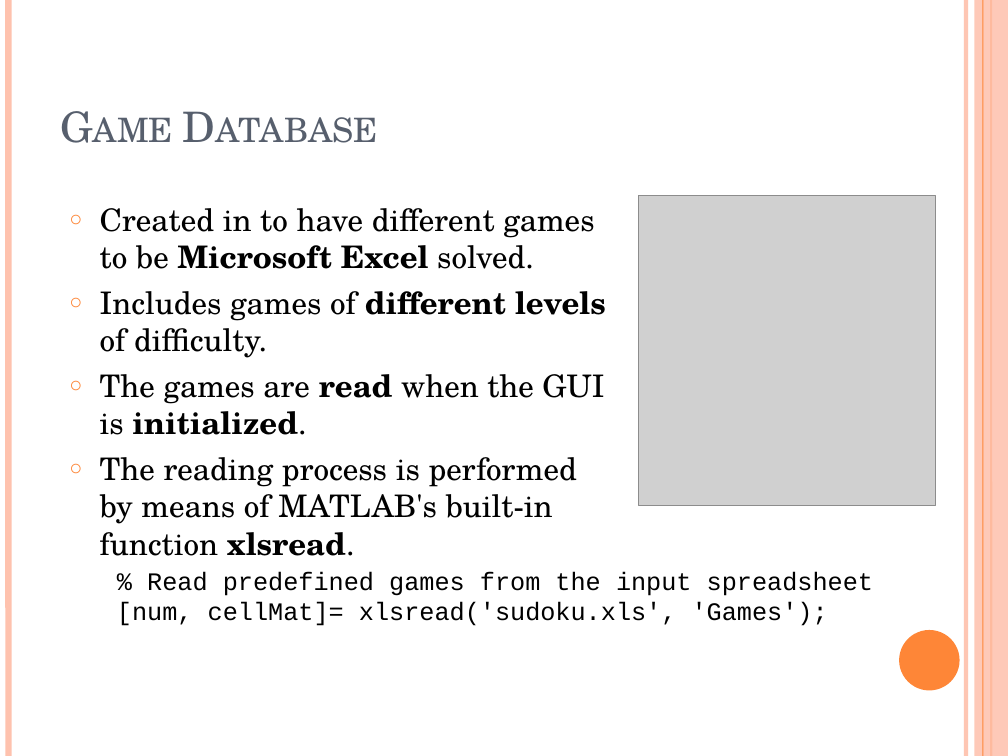
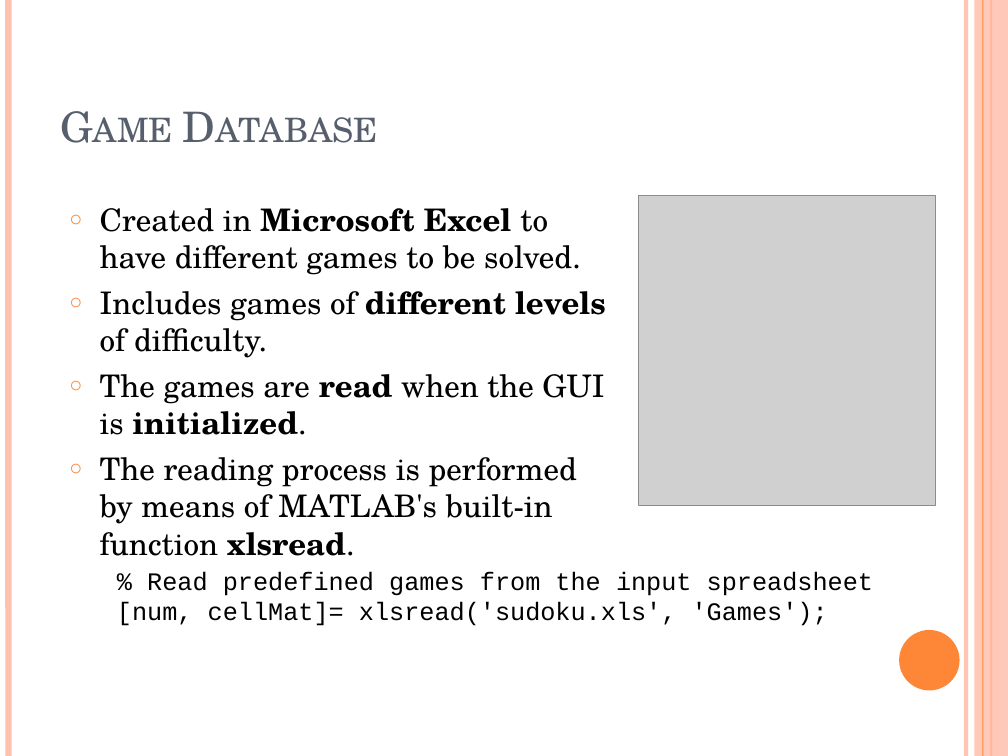
Before and after one commit to VivekVeeri/i-sudoku-matlab, a slide deck: slide 8 of doc/GUIpart_updated.pptx. Drawn at 1008x756 pixels with LibreOffice and Linux fonts; fonts in the diff are those of the drawing; grey boxes stand for pictures. Boxes give left, top, right and bottom in pixels: in the first picture for what was removed or moved away, otherwise in the second. Text is boxed around its words. In the diff, an @@ line names an element or a change of style, - is before the commit and + after.

Commit message:
Fixed a typo

```diff
--- a/doc/GUIpart_updated.pptx
+++ b/doc/GUIpart_updated.pptx
@@ text at (100, 208, 581, 275): text changed @@
-○ Created in to have different games to be Microsoft Excel solved.
+○ Created in Microsoft Excel to have different games to be solved.
```
